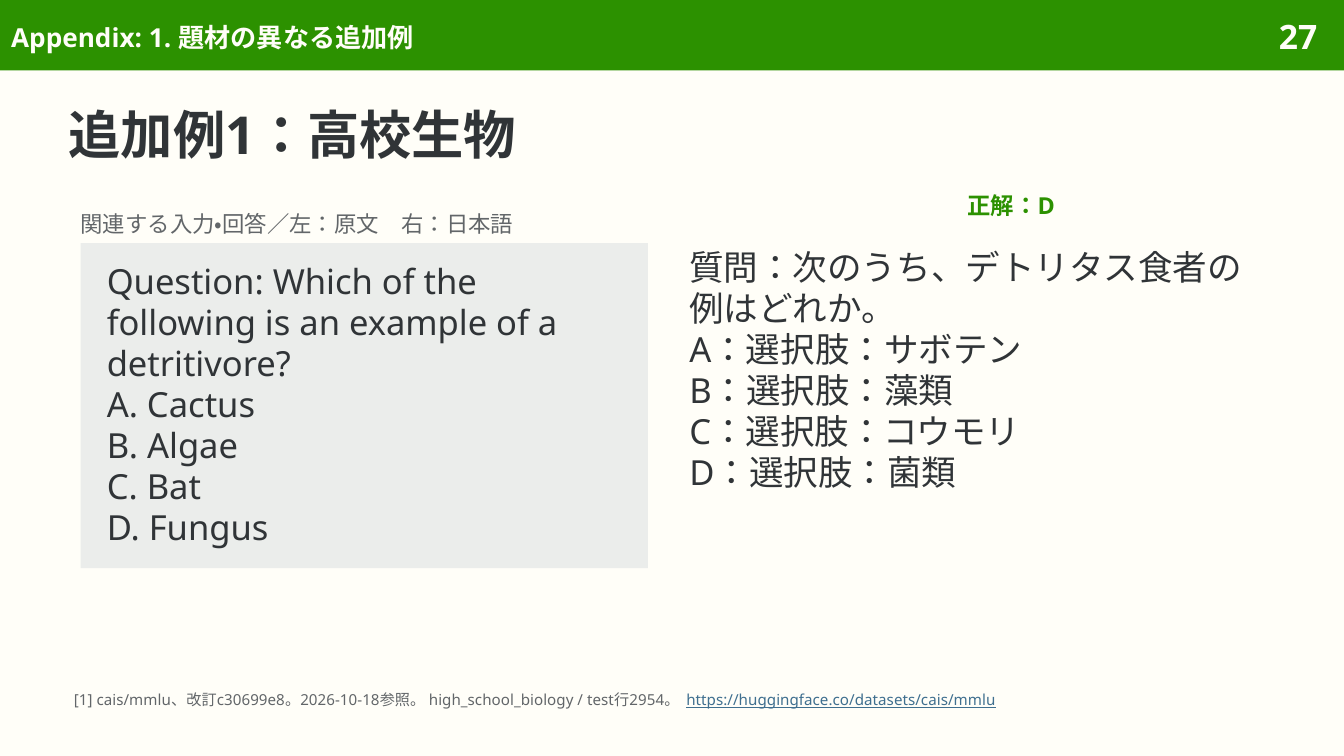
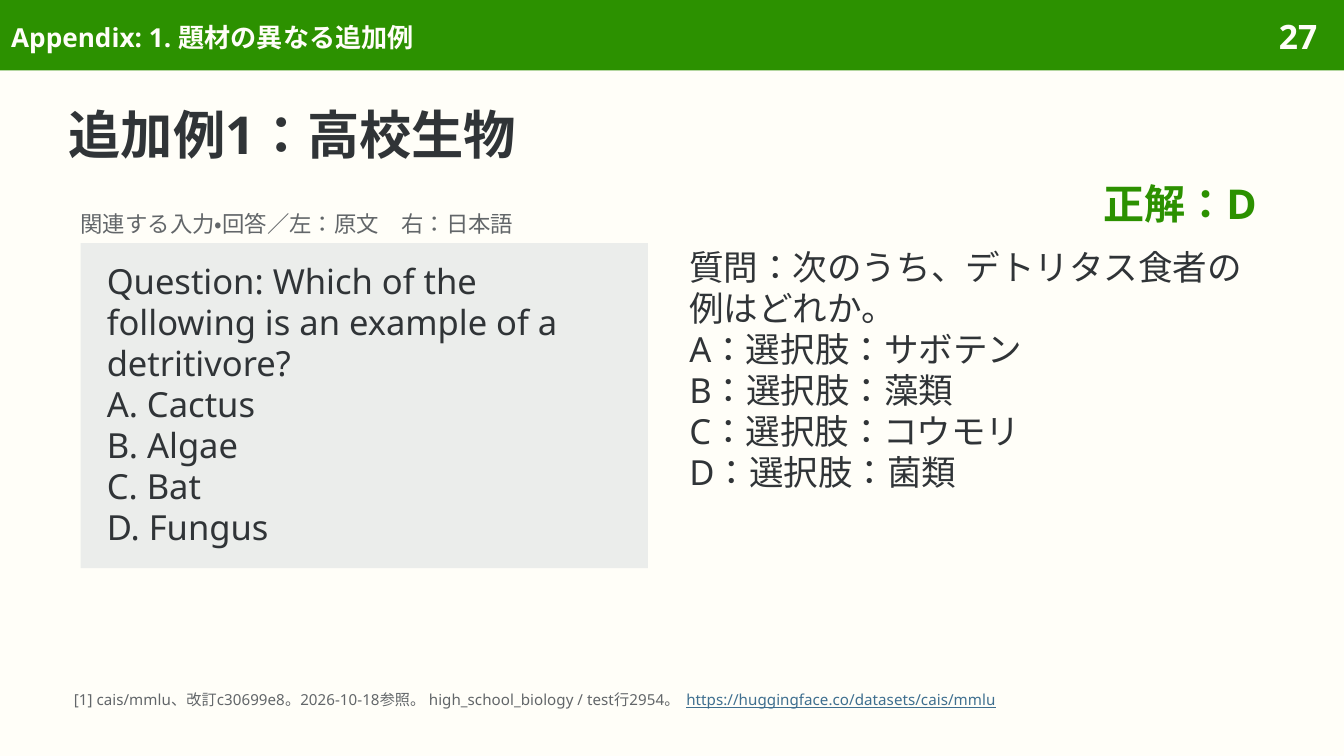
Before and after one commit to sasakiy84/datasets-in-10-minutes, a slide deck: slide 27 of slides/datasets-in-10-minutes-mmlu.pptx. Drawn at 1344x756 pixels with LibreOffice and Linux fonts; fonts in the diff are those of the drawing. Boxes give left, top, right and bottom in pixels: in the first picture for what was removed or moved away, otherwise in the second. Text is boxed around its words. In the diff, an @@ line names an element or a change of style, - is before the commit and + after.

```diff
--- a/slides/datasets-in-10-minutes-mmlu.pptx
+++ b/slides/datasets-in-10-minutes-mmlu.pptx
@@ text "正解：D": place and size @@
-text "正解：D" at [968, 194, 1055, 216]
+text "正解：D" at [1103, 184, 1256, 223]
@@ text "正解：D" at [1103, 184, 1256, 223]: size 12.5 to 22 pt; alignment left to right; line spacing 1.17 to 26.4pt @@
```
Also in this commit, not shown: 13 other slides changed, 8 other files.
